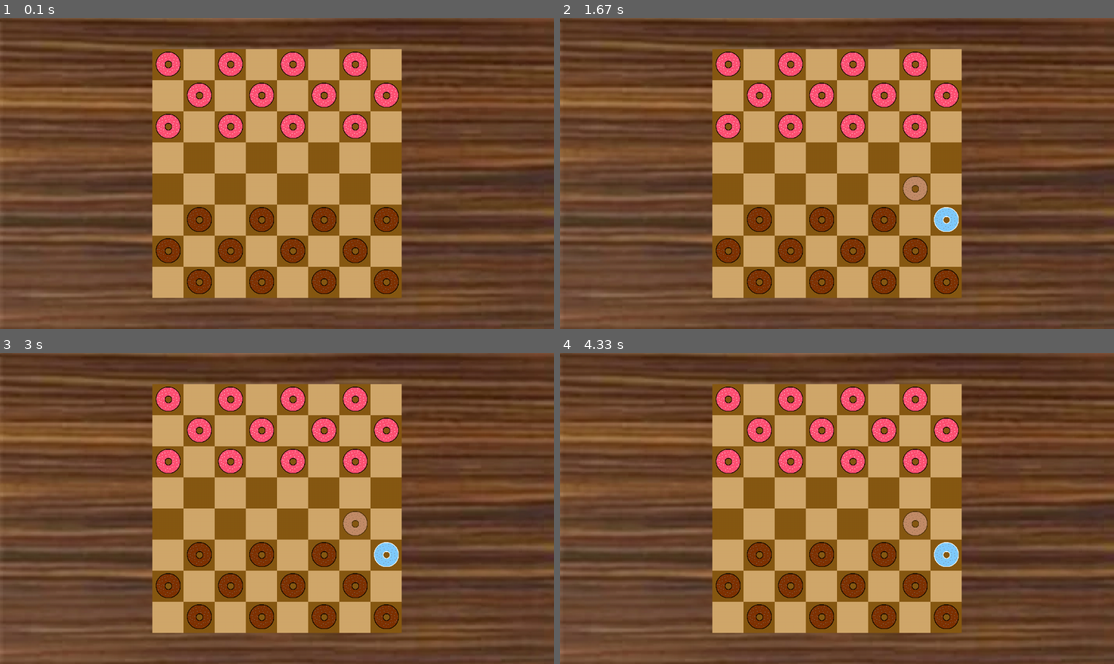
Above: before the commit, frames 1-4 (two rows, left to right).
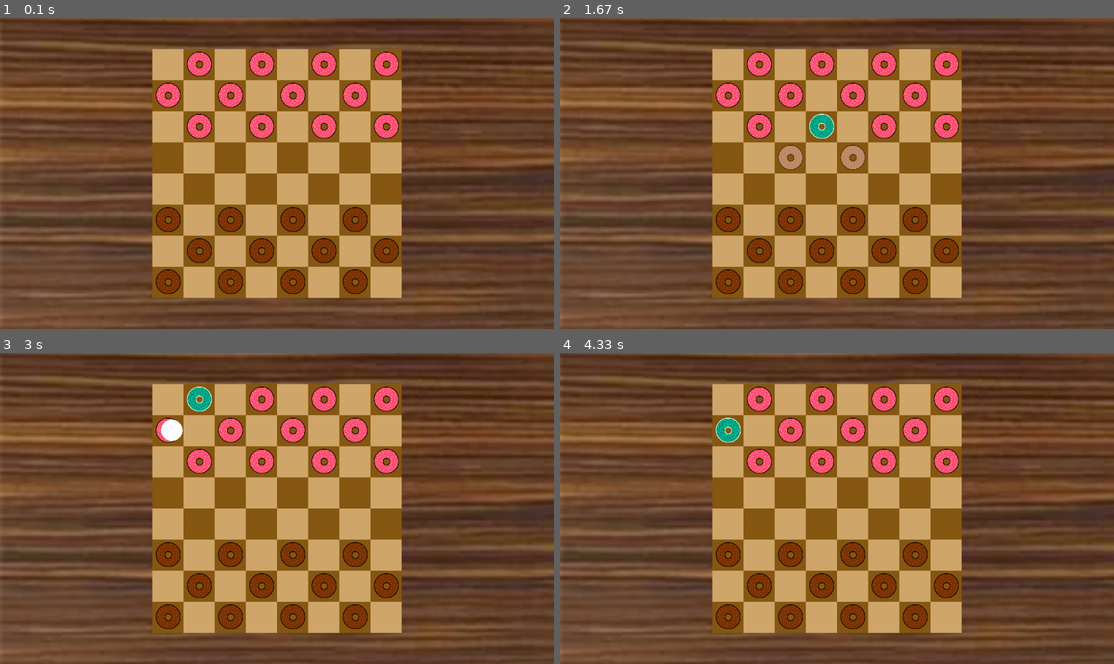
Above: after the commit, the same moments.

Repository: SeriousGuy888/pygame-checkers
Game: pygame game, started from __main__.py
Same seed, same stepped clock (60 frames per second), same inputs: the game is played once before the commit and once after it.
Inputs (mouse positions are in pixels of both pictures, inside the frame that each line leads up to):
- Up to frame 1 (0.1 s): no input
- Up to frame 2 (1.67 s): press the mouse at (704, 176) at 0.37 s; move the mouse to (798, 207) at 0.47 s; release the mouse at (892, 241) at 0.6 s; press the mouse at (704, 176) at 1.2 s; move the mouse to (759, 213) at 1.3 s; release the mouse at (809, 254) at 1.43 s; click (820, 120) at 1.55 s
- Up to frame 3 (3 s): click (188, 405) at 1.88 s; press the mouse at (188, 405) at 2.2 s; move the mouse to (288, 430) at 2.3 s; release the mouse at (393, 452) at 2.43 s; press the mouse at (188, 405) at 2.53 s; move the mouse to (293, 418) at 2.63 s; release the mouse at (398, 430) at 2.77 s; press the mouse at (188, 405) at 2.87 s; move the mouse to (171, 430) at 2.97 s
- Up to frame 4 (4.33 s): release the mouse at (715, 452) at 3.1 s; click (753, 598) at 3.22 s; click (953, 468) at 3.55 s; click (731, 433) at 4.25 s

The runs differ from the first frame. In frame 1, 36% of the frame differs, in the area x 27-73%, y 9-91%; in frame 2, 36%; in frame 3, 36%; in frame 4, 36%.

Commit message:
updated x offset formula for rendering and click detection
the piece you click on is now the one you select

Diff:
--- a/__main__.py
+++ b/__main__.py
@@ -58,9 +58,9 @@
     RUNNING = True # running variable - will be set to false when x is pressed, quitting the program
     for x in range(1, SQUARE_DIMENSION + 1):
         for y in range(1, SQUARE_DIMENSION + 1):
-            if (x + (y % 2)) % 2 == 1:
+            if (x + (1 - y % 2)) % 2 == 1:
                 square_colour = white_square
-            if (x + (y % 2)) % 2 == 0:
+            if (x + (1 - y % 2)) % 2 == 0:
                 square_colour = black_square
 
             # print(x, y)
@@ -108,8 +108,8 @@
                 # print("loop piece x: " + str(loop_piece.x * square_size + board_x_offset))
                 # print("mouse: " + str(mouse_pos_x))
                 if(
-                    loop_piece.x * square_size + board_x_offset < mouse_pos_x and
-                    (loop_piece.x + 1) * square_size + board_x_offset > mouse_pos_x and
+                    (loop_piece.x - 1) * square_size + board_x_offset < mouse_pos_x and
+                    loop_piece.x * square_size + board_x_offset > mouse_pos_x and
                     loop_piece.y * square_size < mouse_pos_y and
                     (loop_piece.y + 1) * square_size > mouse_pos_y
                 ):
--- a/checkers_classes/ghost_piece.py
+++ b/checkers_classes/ghost_piece.py
@@ -17,7 +17,8 @@
                 (main.square_size, main.square_size) # image dimensions
             ),
             ( # pixel location
-                int(main.SCREEN_WIDTH - (main.square_size * self.x) - ((main.SCREEN_WIDTH - (main.square_size * 8)) / 2)),
+                # int(main.SCREEN_WIDTH - (main.square_size * self.x) - ((main.SCREEN_WIDTH - (main.square_size * 8)) / 2)),
+                int(main.SCREEN_WIDTH / 2 - (main.square_size * 5) + (self.x * main.square_size)),
                 self.y * main.square_size
             )
         )
--- a/checkers_classes/piece.py
+++ b/checkers_classes/piece.py
@@ -147,7 +147,8 @@
                 (main.square_size, main.square_size) # image dimensions
             ),
             ( # pixel location
-                int(main.SCREEN_WIDTH - (main.square_size * self.x) - ((main.SCREEN_WIDTH - (main.square_size * 8)) / 2)),
+                # int(main.SCREEN_WIDTH - (main.square_size * self.x) - ((main.SCREEN_WIDTH - (main.square_size * 8)) / 2)),
+                int(main.SCREEN_WIDTH / 2 - (main.square_size * 5) + (self.x * main.square_size)),
                 self.y * main.square_size
             )
         )
--- a/checkers_classes/square.py
+++ b/checkers_classes/square.py
@@ -11,7 +11,8 @@
         self.y = y
     def render(self):
         main.pygame.draw.rect(main.screen, self.colour, [
-            int(main.SCREEN_WIDTH/2 - (main.square_size * 5) + (self.x * main.square_size)),
+            # int(main.SCREEN_WIDTH/2 - (main.square_size * 5) + (self.x * main.square_size)),
+            int(main.SCREEN_WIDTH / 2 - (main.square_size * 5) + (self.x * main.square_size)),
             main.square_size * self.y,
             main.square_size,
             main.square_size
